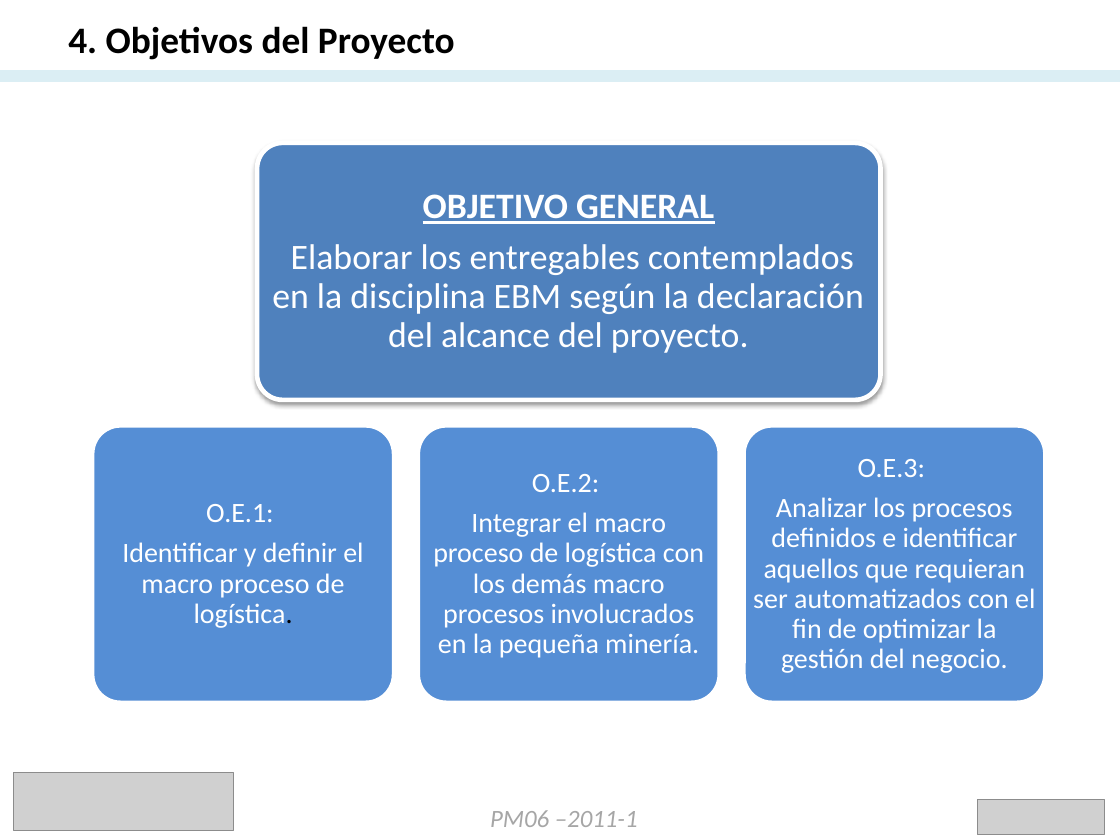
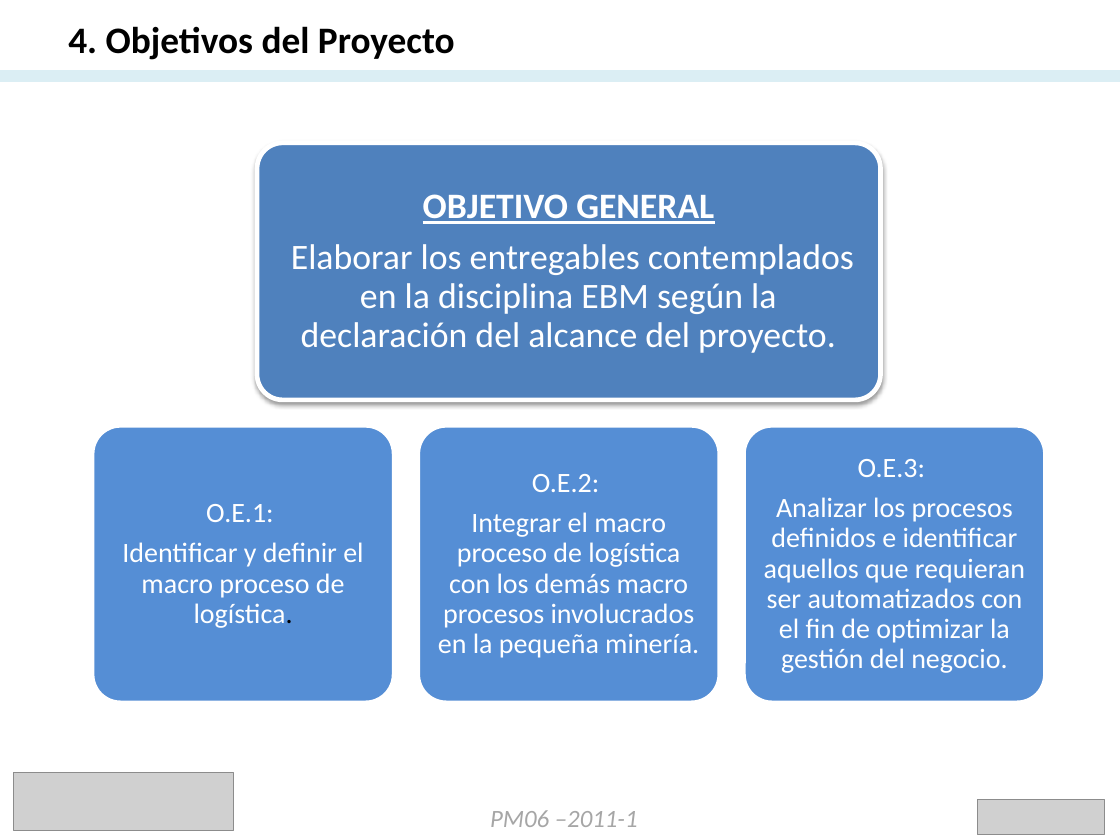
Before and after one commit to alexsistemas1020/logbankmin, a slide deck: slide 7 of MEMORIA PARCIAL/PPT/version_2.0.pptx. Drawn at 1120x840 pixels with LibreOffice and Linux fonts; fonts in the diff are those of the drawing; grey boxes stand for pictures. Boxes give left, top, right and bottom in pixels: in the first picture for what was removed or moved away, otherwise in the second. Text is boxed around its words. In the diff, an @@ line names an element or a change of style, - is before the commit and + after.

```diff
--- a/MEMORIA PARCIAL/PPT/version_2.0.pptx
+++ b/MEMORIA PARCIAL/PPT/version_2.0.pptx
@@ text "OBJETIVO GENERAL" rewrapped from bbox=[272, 194, 864, 353] to bbox=[291, 194, 854, 353] @@
@@ text "O.E.2:" rewrapped from bbox=[433, 474, 704, 658] to bbox=[438, 474, 699, 658] @@
@@ text "O.E.3:" rewrapped from bbox=[753, 459, 1035, 673] to bbox=[764, 459, 1025, 673] @@
```
Also in this commit, not shown: 5 other slides changed.
